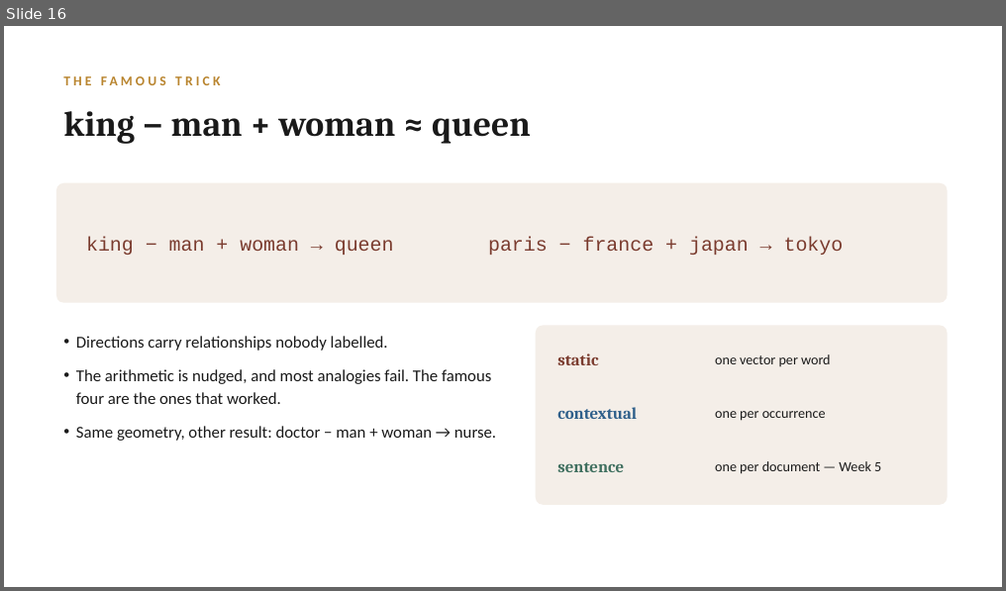
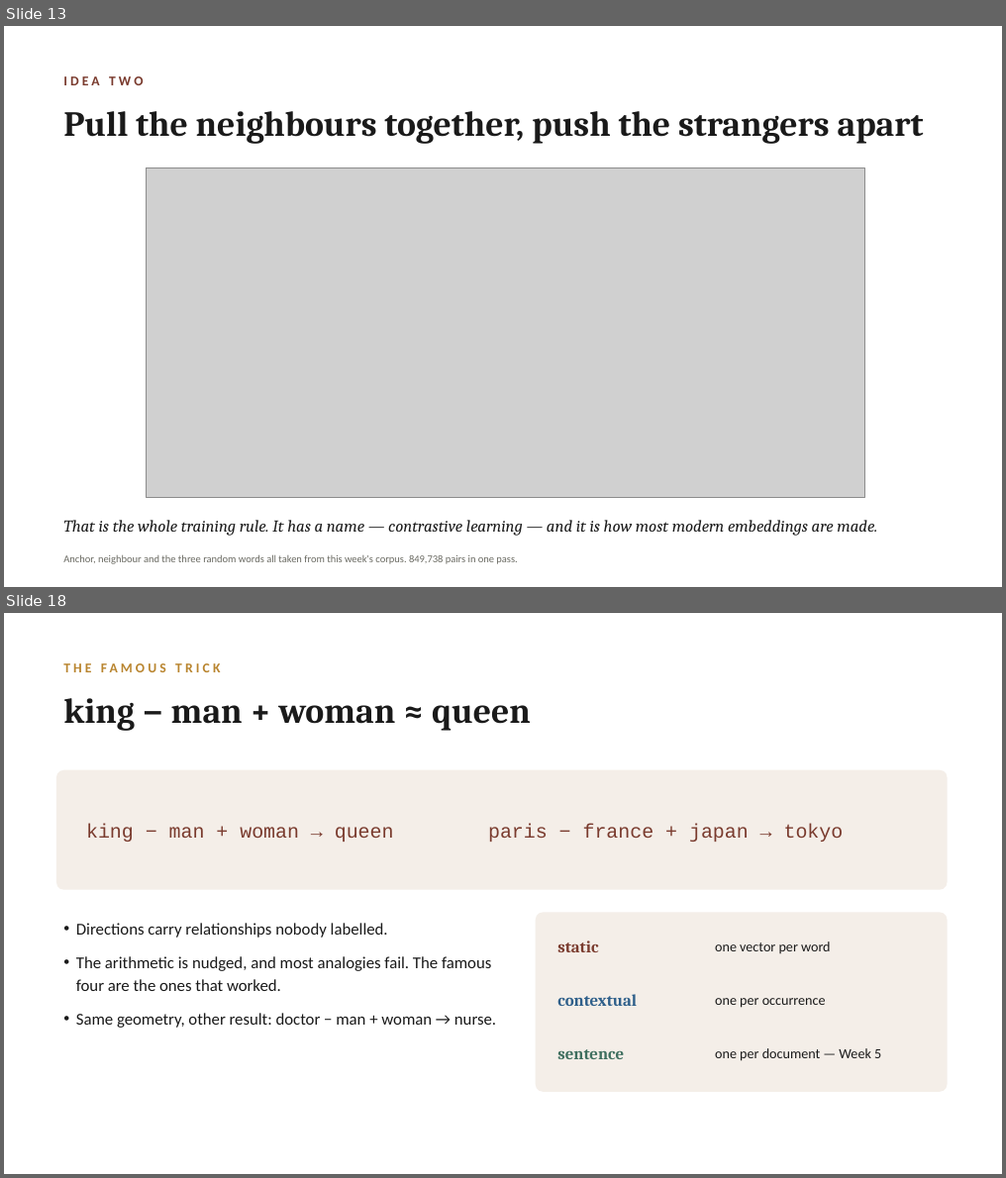
Before and after one commit to lucianli123/culture-as-data-2026, a slide deck: slides/week-04-lecture-draft.pptx. Shown one above the other, each under a label of ours: slide 16 before the commit, slides 13 and 18 after it; the slides between them are not shown. The pictures are 1006x591 and 1006x1178 pixels, drawn with LibreOffice and Linux fonts; fonts in the diff are those of the drawing; grey boxes stand for pictures. Boxes give left, top, right and bottom in pixels: in the first picture for what was removed or moved away, otherwise in the second. Text is boxed around its words. In the diff, an @@ line names an element or a change of style, - is before the commit and + after.

```diff
--- a/slides/week-04-lecture-draft.pptx
+++ b/slides/week-04-lecture-draft.pptx
@@ slide 13 added at [4, 26, 1002, 587], background #FFFFFF @@
@@ text added at [63, 76, 143, 85], 13 pt, text #7A3B2E, bold @@
+IDEA TWO
@@ text added at [63, 111, 924, 144], 34 pt, text #1A1A1A, bold @@
+Pull the neighbours together, push the strangers apart
@@ picture added at [147, 169, 865, 497] @@
@@ text added at [63, 520, 877, 536], 16 pt, text #1A1A1A, italic @@
+That is the whole training rule. It has a name — contrastive learning — and it is how most modern embeddings are made.
@@ text added at [63, 555, 517, 565], 10 pt, text #6B6B63 @@
+Anchor, neighbour and the three random words all taken from this week's corpus. 849,738 pairs in one pass.
@@ what was slide 16 is now slide 18 @@
```
Also in this commit, not shown: 4 slides changed, 6 other slides added, 1 slide removed, 11 other files.
